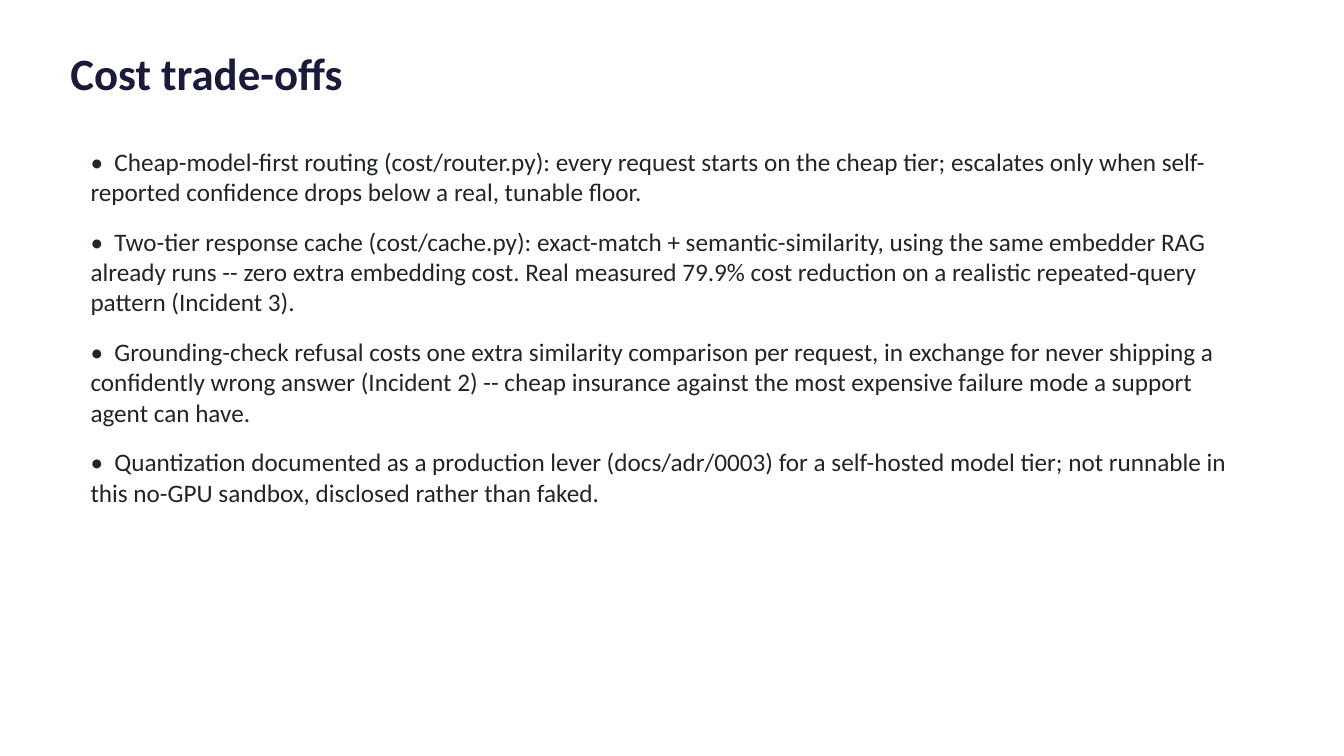
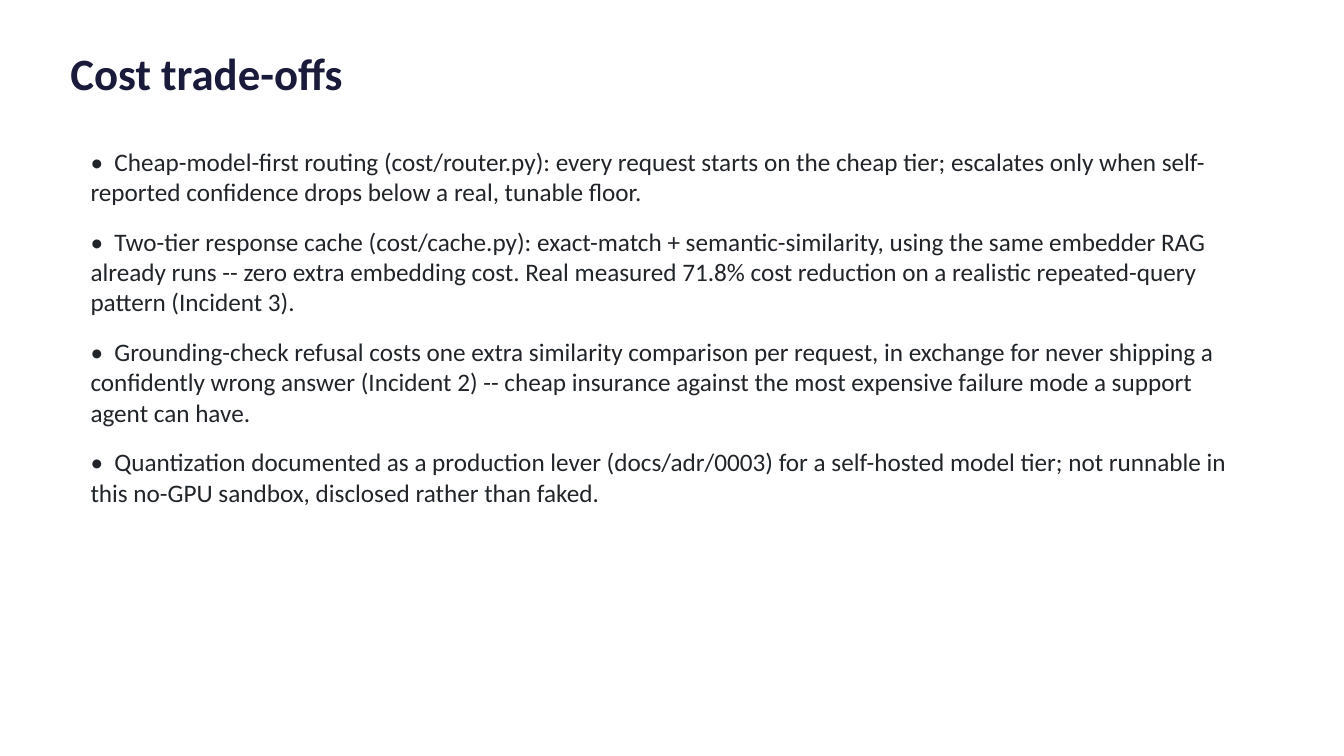
Before and after one commit to Midasyannkc/Sprintforge, a slide deck: slide 8 of docs/SprintForge_Executive_Summary.pptx. Drawn at 1344x756 pixels with LibreOffice and Linux fonts; fonts in the diff are those of the drawing. Boxes give left, top, right and bottom in pixels: in the first picture for what was removed or moved away, otherwise in the second. Text is boxed around its words. In the diff, an @@ line names an element or a change of style, - is before the commit and + after.

```diff
--- a/docs/SprintForge_Executive_Summary.pptx
+++ b/docs/SprintForge_Executive_Summary.pptx
@@ text at <box>91,232,1205,315</box>: text changed @@
-• Two-tier response cache (cost/cache.py): exact-match + semantic-similarity, using the same embedder RAG already runs -- zero extra embedding cost. Real measured 79.9% cost reduction on a realistic repeated-query pattern (Incident 3).
+• Two-tier response cache (cost/cache.py): exact-match + semantic-similarity, using the same embedder RAG already runs -- zero extra embedding cost. Real measured 71.8% cost reduction on a realistic repeated-query pattern (Incident 3).
```
Also in this commit, not shown: 5 other slides changed, 2 other files.
